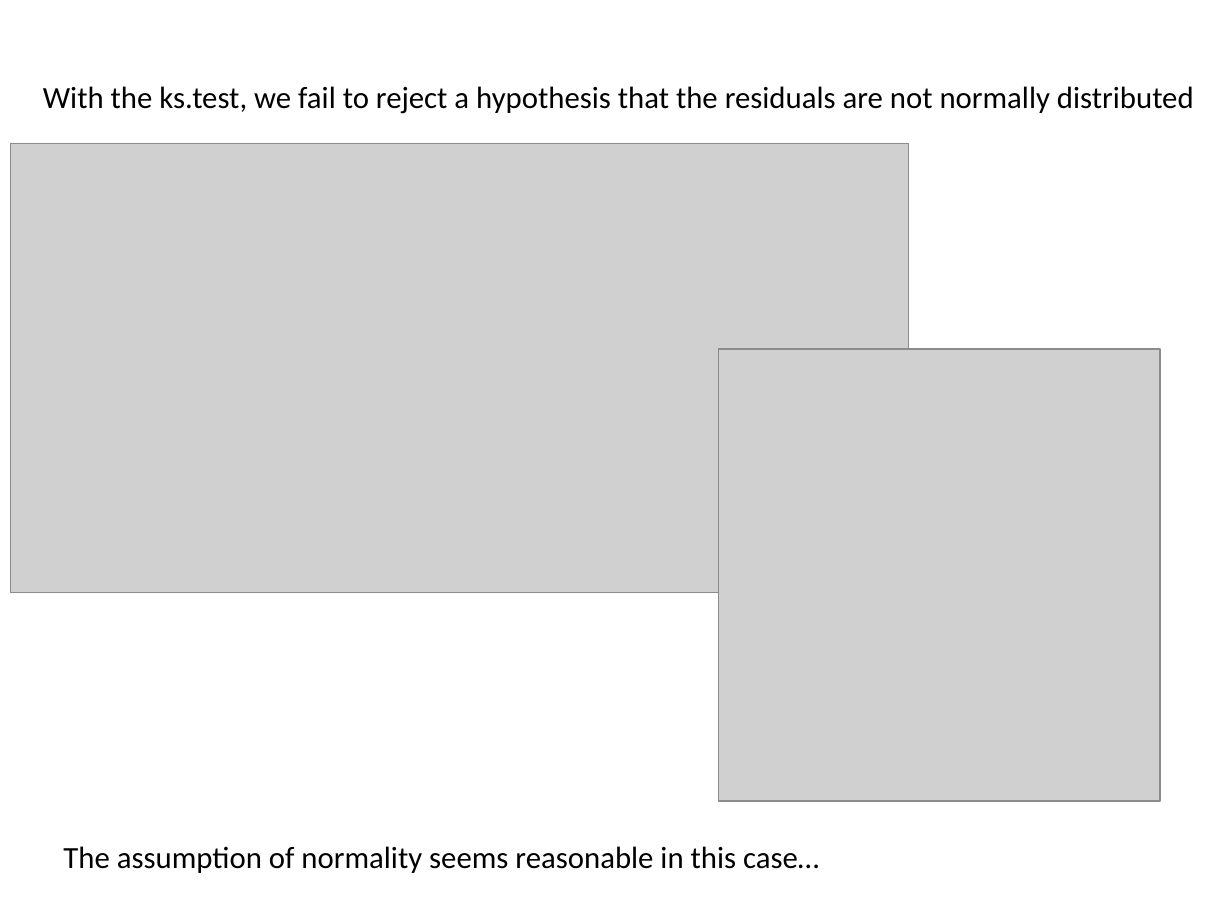
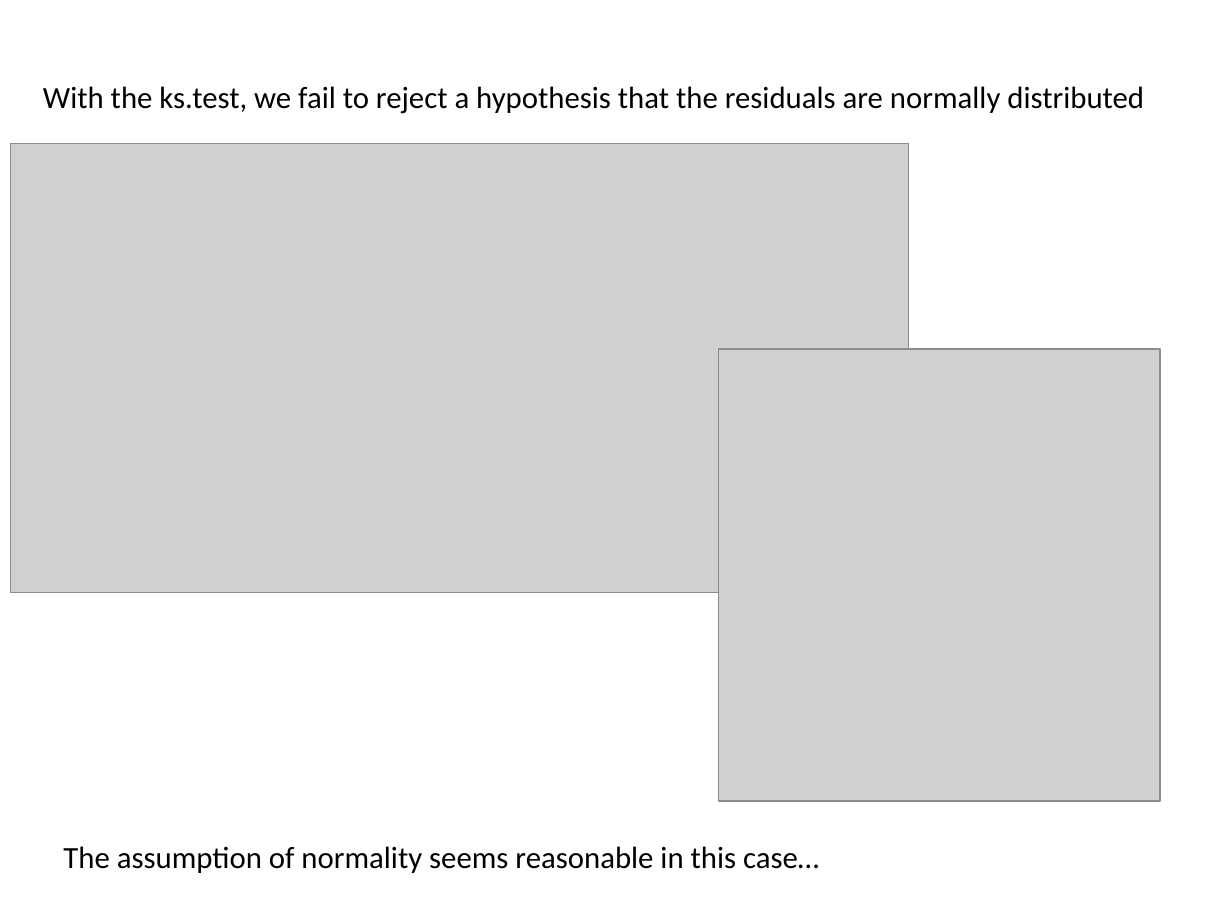
Before and after one commit to afodor/afodor.github.io, a slide deck: slide 37 of classes/stats2015/Lecture16.pptx. Drawn at 1232x924 pixels with LibreOffice and Linux fonts; fonts in the diff are those of the drawing; grey boxes stand for pictures. Boxes give left, top, right and bottom in pixels: in the first picture for what was removed or moved away, otherwise in the second. Text is boxed around its words. In the diff, an @@ line names an element or a change of style, - is before the commit and + after.

Commit message:
small fixes to lecture #16

```diff
--- a/classes/stats2015/Lecture16.pptx
+++ b/classes/stats2015/Lecture16.pptx
@@ text at [43,86,1144,114]: text changed @@
-With the ks.test, we fail to reject a hypothesis that the residuals are not normally distributed
+With the ks.test, we fail to reject a hypothesis that the residuals are normally distributed
```
Also in this commit, not shown: 1 other slide changed.
